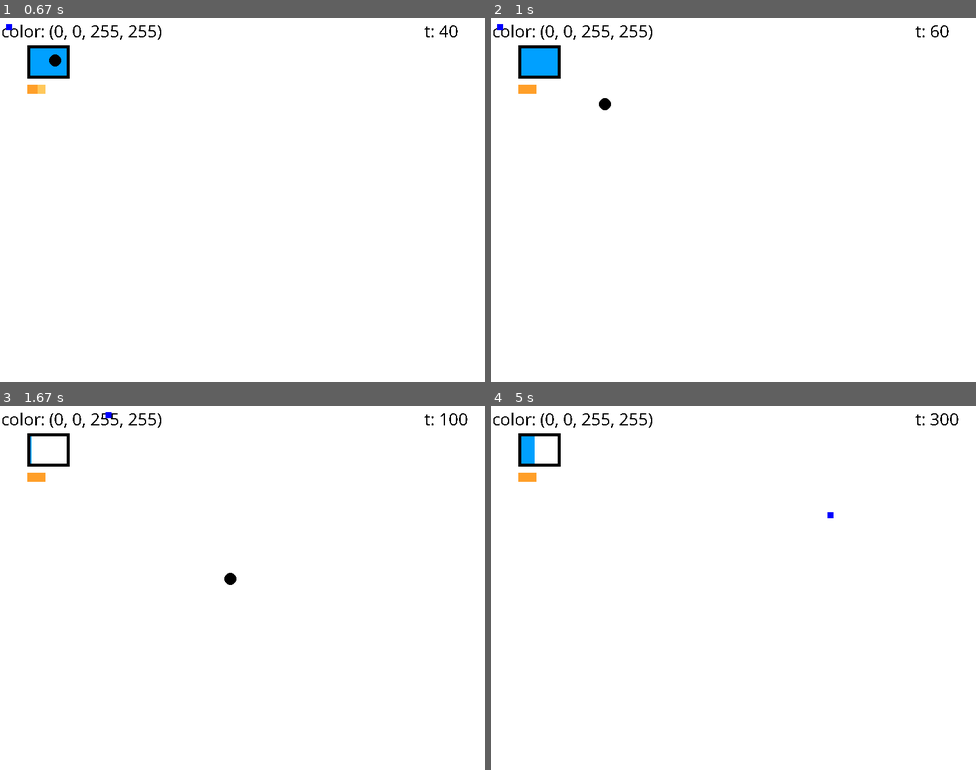
Above: before the commit, frames 1-4 (two rows, left to right).
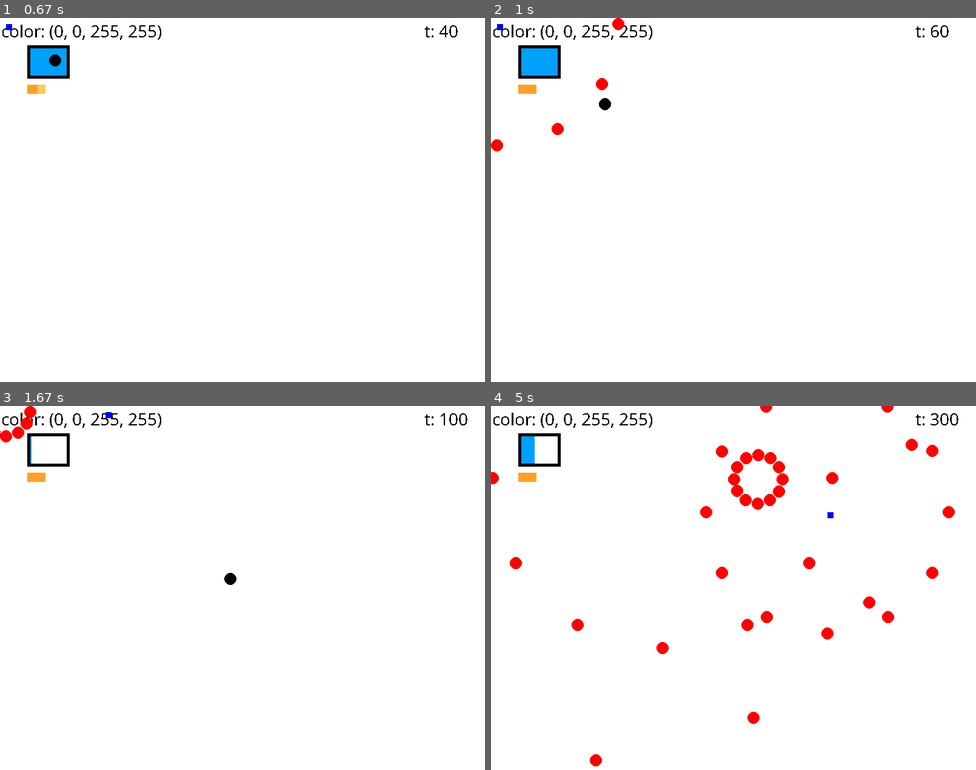
Above: after the commit, the same moments.

Repository: johannesbenjohannes/BlueSquer
Game: pygame game, started from main.py
Two runs of this game, one before a commit and one after it. Both use one fixed random seed, a clock stepped at 60 frames per second and the inputs below.
Inputs (mouse positions are in pixels of both pictures, inside the frame that each line leads up to):
- Up to frame 1 (0.67 s): click (242, 200) at 0.38 s
- Up to frame 2 (1 s): no input
- Up to frame 3 (1.67 s): hold D 1.17-1.63 s; tap Space at 1.23, 1.53 s
- Up to frame 4 (5 s): hold S 1.67-1.97 s; tap Space at 1.73, 2.07, 2.37, 2.73, 3.13, 3.43, 3.63, 3.93, 4.13, 4.47, 4.77 s; hold D 2-2.63 s; tap Z at 2.15, 3.72 s; hold S 2.67-3.03 s; hold D 3.07-3.53 s; hold D 3.57-4.03 s; hold S 4.07-4.37 s; hold D from 4.4 s (still down)

Frame 1 is identical in both runs. In frame 2, 0.3% of the frame differs, in the area x 0-28%, y 0-37%; in frame 3, 0.3%; in frame 4, 2.1%, in the area x 0-96%, y 0-99%.

Commit message:
actually added bullet pattern

Diff:
--- a/main.py
+++ b/main.py
@@ -288,6 +288,17 @@
                     patterns["circle"]["compteur_attaque_linger"] = 0
 
                     CircleAttack.circles.clear()
+            if draw_what == "bullets":
+                patterns["bullets"]["attacking"] = True
+                for a in patterns["bullets"]["angles"]:
+                    if compteur% 20 == 0:
+                        projectile.append(Bullet(Vector2(rect_x+200*m.cos(a),rect_y+200*m.sin(a)),Vector2(rect_x-rect_x+200*m.cos(a),rect_y-rect_y+200*m.sin(a)).unit,RED,0))
+                        patterns["bullets"]["compteur_attaque"]+=1
+                for obj in projectile:
+                    if obj.nature == RED:
+                        if compteur %20 == 0:
+                            obj.velocity = -4
+                draw_what = "NO PATTERN"
 
             current_color = fenetre.get_at((int(rect_x)+5, int(rect_y)+5))
             text_color=base_font.render(f"color: {current_color}", False, (0,0,0))
